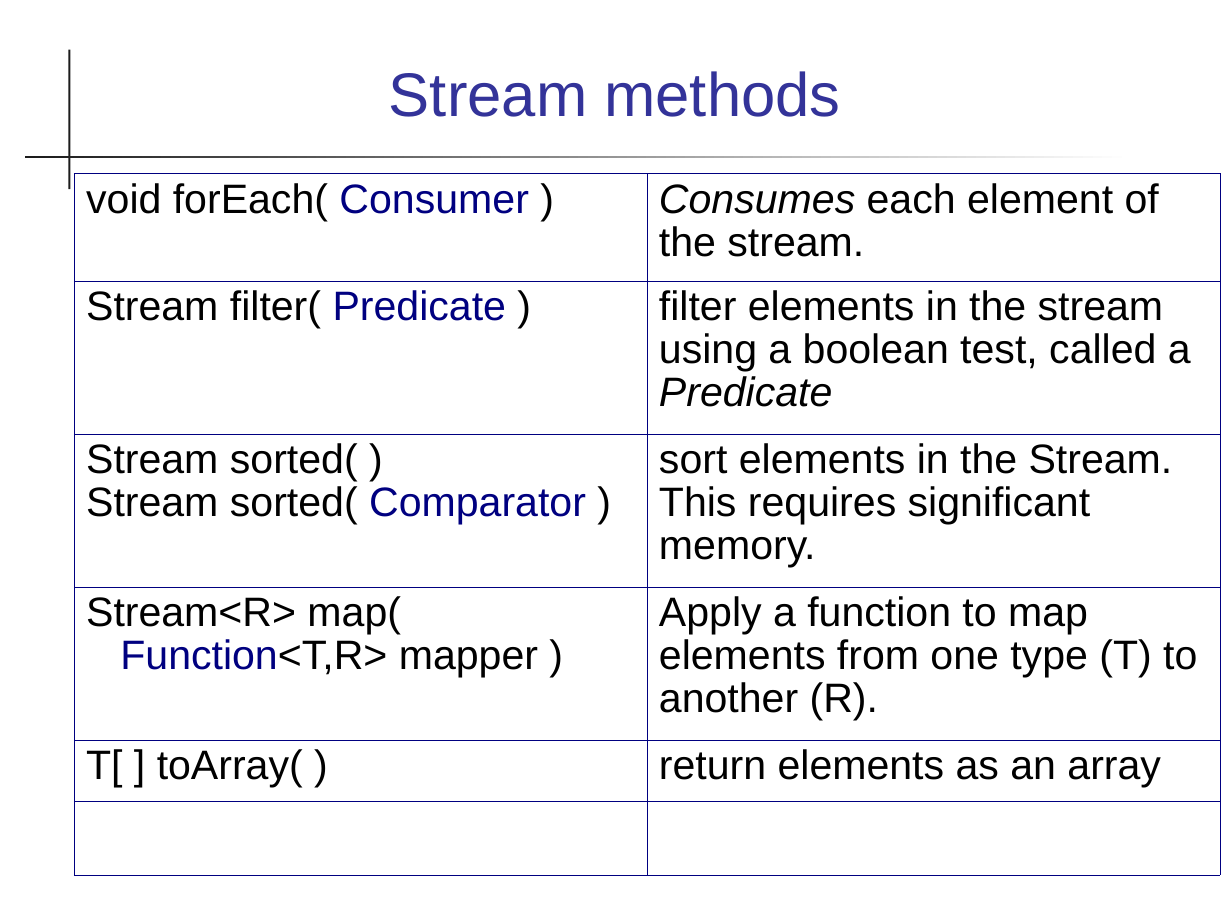
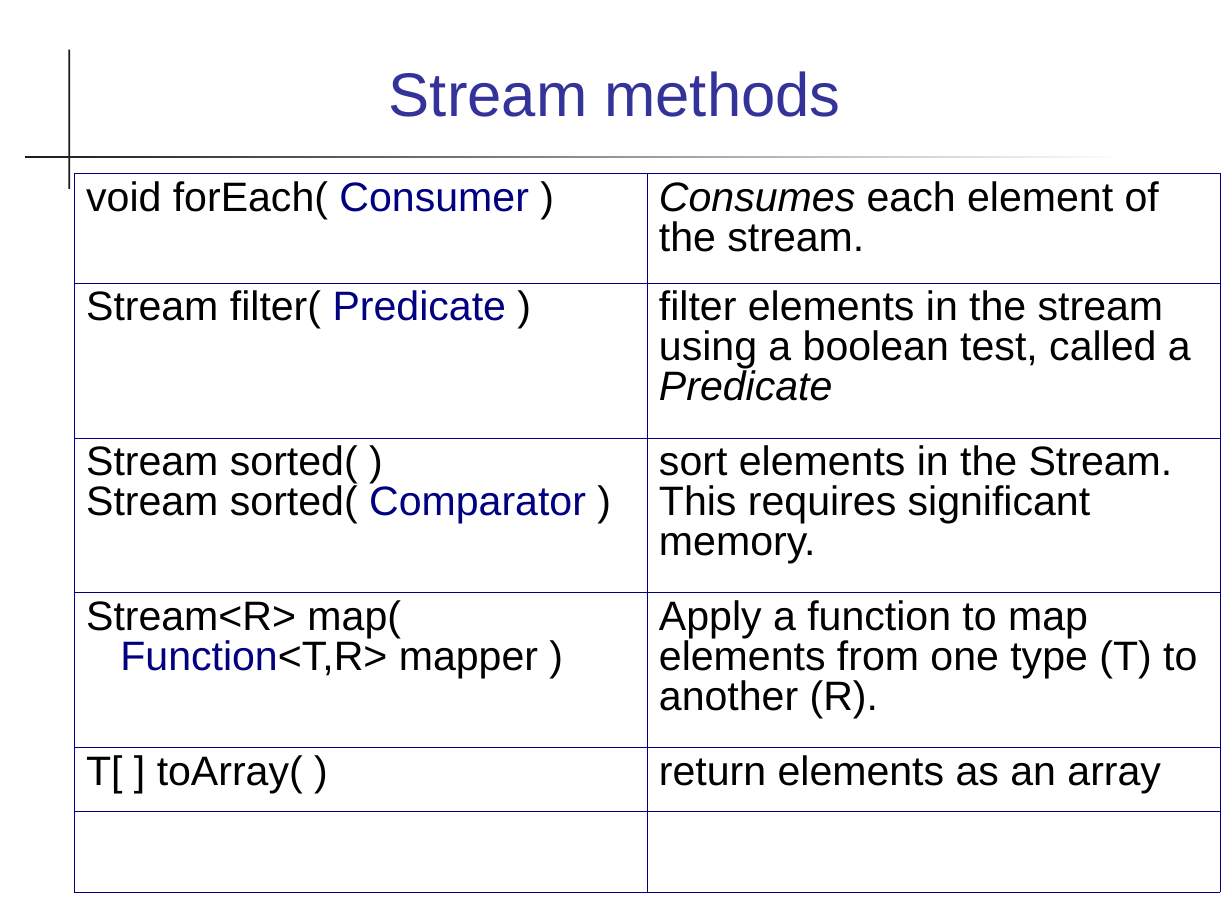
Before and after one commit to skeoop/skeoop.github.io, a slide deck: slide 19 of week13/Java-8-Features.ppt (slide 18 before the commit). Drawn at 1232x924 pixels with LibreOffice and Linux fonts; fonts in the diff are those of the drawing. Boxes give left, top, right and bottom in pixels: in the first picture for what was removed or moved away, otherwise in the second. Text is boxed around its words. In the diff, an @@ line names an element or a change of style, - is before the commit and + after.

```diff
--- a/week13/Java-8-Features.ppt
+++ b/week13/Java-8-Features.ppt
@@ table at [74, 174, 1220, 892] @@
@@ line spacing 0.93 to 0.87 @@
```
Also in this commit, not shown: 5 other slides changed, 1 slide added, 7 other files.
